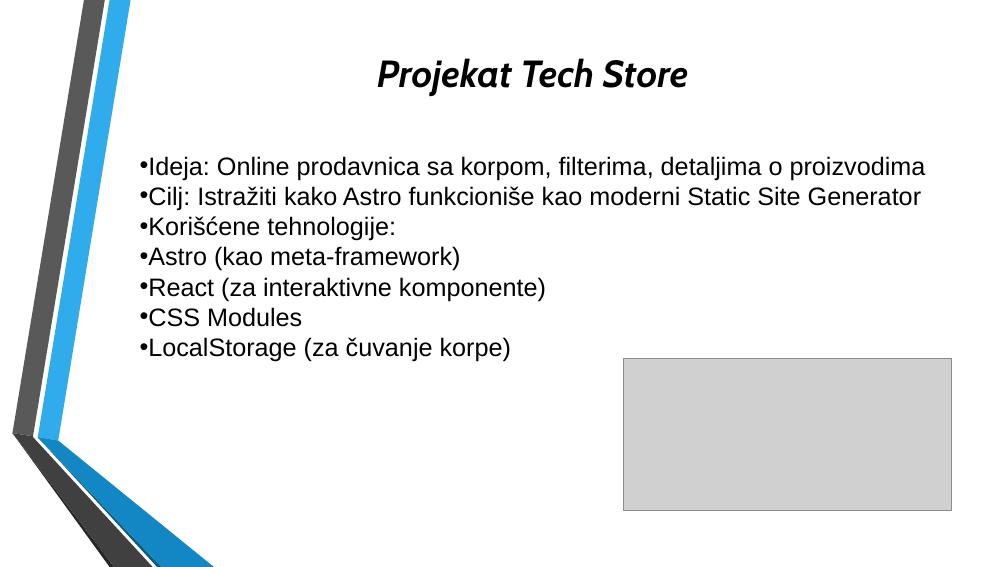
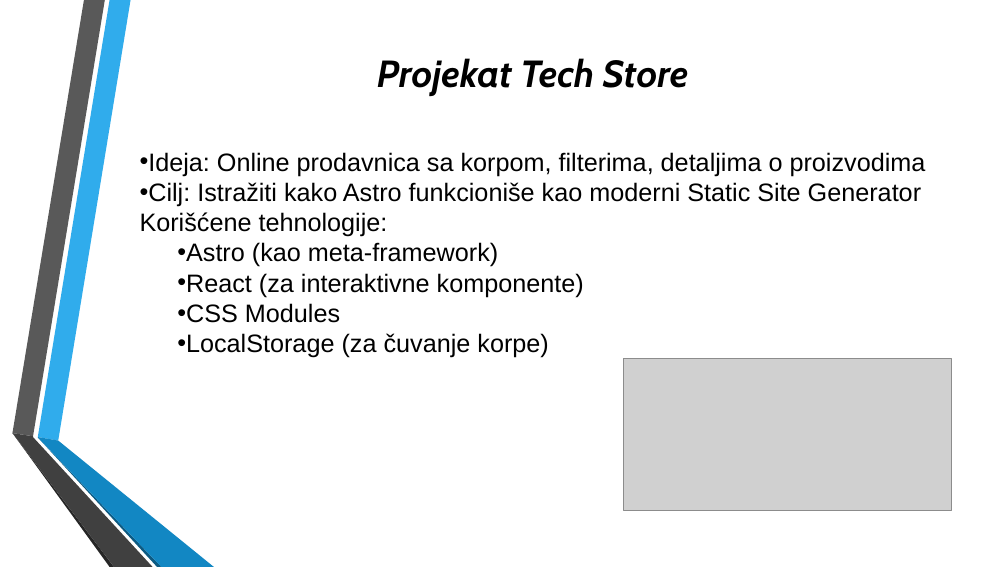
Before and after one commit to AleksaT205/TechStore, a slide deck: slide 4 of Prezentacija.pptx. Drawn at 1008x567 pixels with LibreOffice and Linux fonts; fonts in the diff are those of the drawing; grey boxes stand for pictures; background and template pictures are left out. Boxes give left, top, right and bottom in pixels: in the first picture for what was removed or moved away, otherwise in the second. Text is boxed around its words. In the diff, an @@ line names an element or a change of style, - is before the commit and + after.

```diff
--- a/Prezentacija.pptx
+++ b/Prezentacija.pptx
@@ text at bbox=[140, 212, 584, 358]: bullet • to none; list level 1 to 2 in "Astro (kao meta-framework)"; list level 1 to 2 in "React (za interaktivne komponente)"; list level 1 to 2 in "CSS Modules"; list level 1 to 2 in "LocalStorage (za čuvanje korpe)" @@
```
Also in this commit, not shown: 3 other slides changed, 2 slides added.
